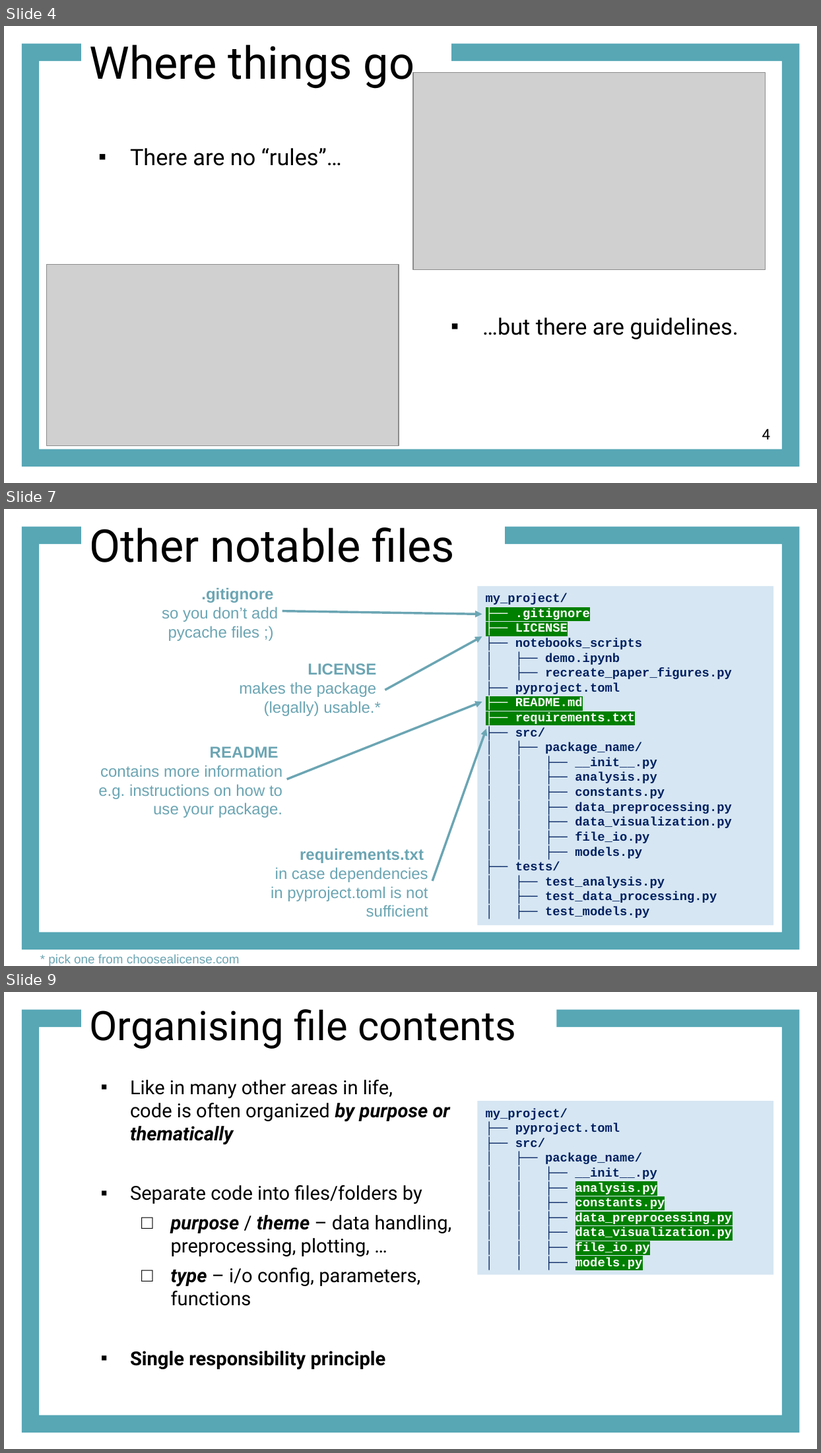
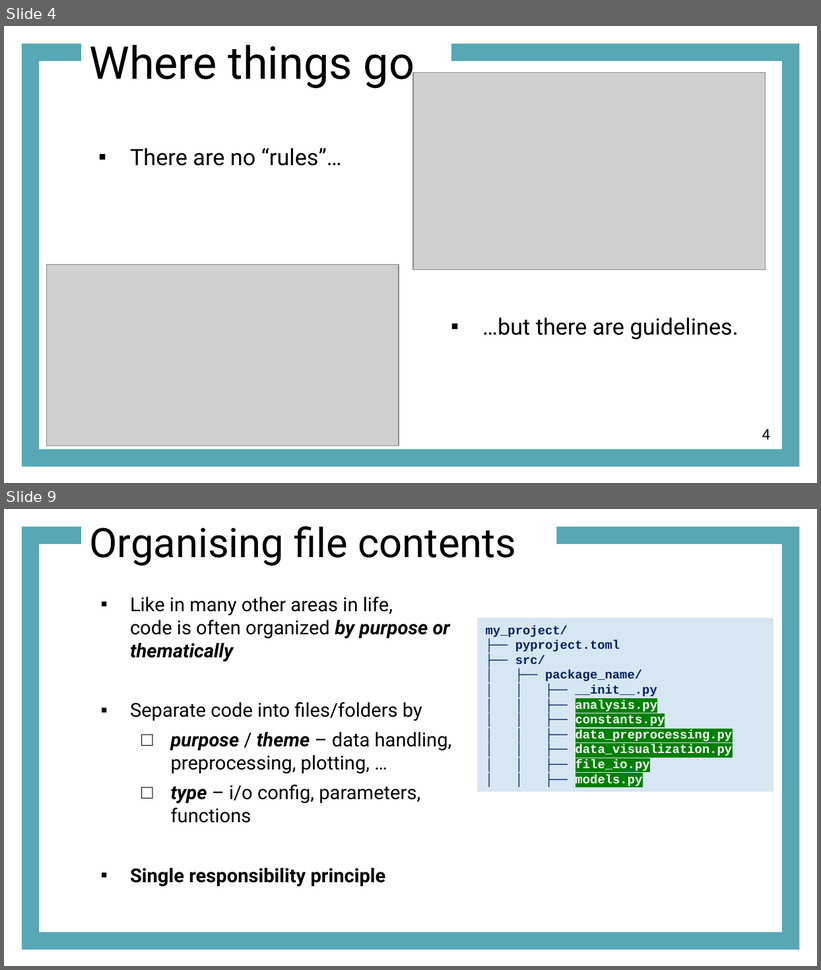
Before and after one commit to otizonaizit/TAM-retreat, a slide deck: ODD/materials/part3_repo_structure.pptx. Shown one above the other, each under a label of ours: slides 4, 7 and 9 before the commit, slides 4 and 9 after it; the slides between them are not shown. The pictures are 821x1453 and 821x970 pixels, drawn with LibreOffice and Linux fonts; fonts in the diff are those of the drawing; grey boxes stand for pictures. Boxes give left, top, right and bottom in pixels: in the first picture for what was removed or moved away, otherwise in the second. Text is boxed around its words. In the diff, an @@ line names an element or a change of style, - is before the commit and + after.

```diff
--- a/ODD/materials/part3_repo_structure.pptx
+++ b/ODD/materials/part3_repo_structure.pptx
@@ slide 7 removed at bbox=[4, 509, 817, 966], background #FFFFFF; not listed: 1 template element that a slide beside it also shows @@
@@ title removed at bbox=[89, 527, 455, 562] @@
-Other notable files
@@ text removed at bbox=[162, 588, 278, 641] @@
-.gitignore
-so you don’t add
-pycache files ;)
@@ rectangle removed at bbox=[477, 586, 773, 925] @@
-my_project/
-├── .gitignore
-├── LICENSE
-├── notebooks_scripts
-│ ├── demo.ipynb
-│ ├── recreate_paper_figures.py
-├── pyproject.toml
-├── README.md
-├── requirements.txt
-├── src/
-│ ├── package_name/
-│ │ ├── __init__.py
-│ │ ├── analysis.py
-│ │ ├── constants.py
-│ │ ├── data_preprocessing.py
-│ │ ├── data_visualization.py
-│ │ ├── file_io.py
-│ │ ├── models.py
-├── tests/
-│ ├── test_analysis.py
-│ ├── test_data_processing.py
-│ ├── test_models.py
@@ arrow removed from (282, 611) to (482, 614) @@
@@ arrow removed from (385, 691) to (482, 636) @@
@@ text removed at bbox=[239, 663, 381, 716] @@
-LICENSE
-makes the package
-(legally) usable.*
@@ arrow removed from (287, 780) to (482, 702) @@
@@ arrow removed from (432, 881) to (486, 729) @@
@@ text removed at bbox=[98, 747, 283, 818] @@
-README
-contains more information e.g. instructions on how to use your package.
@@ text removed at bbox=[271, 848, 428, 917] @@
-requirements.txt
-in case dependencies
-in pyproject.toml is not
-sufficient
@@ text removed at bbox=[48, 955, 240, 966] @@
-* pick one from choosealicense.com
```
Also in this commit, not shown: 3 slides changed, 1 slide added, 1 other slide removed, 4 other files.
